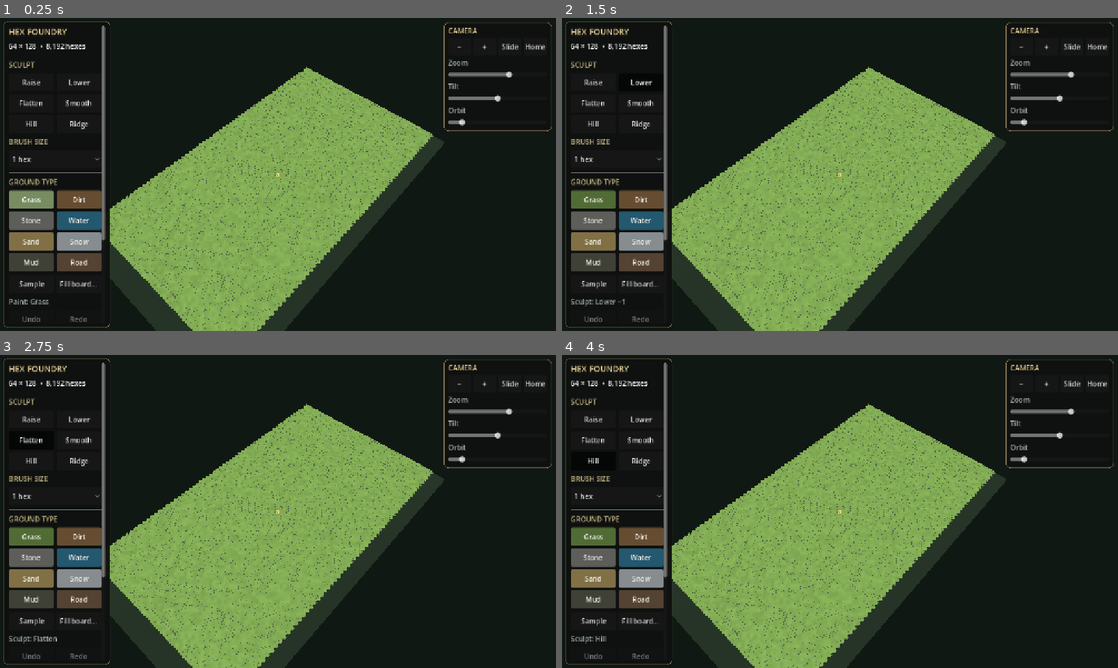
Above: before the commit, frames 1-4 (two rows, left to right).
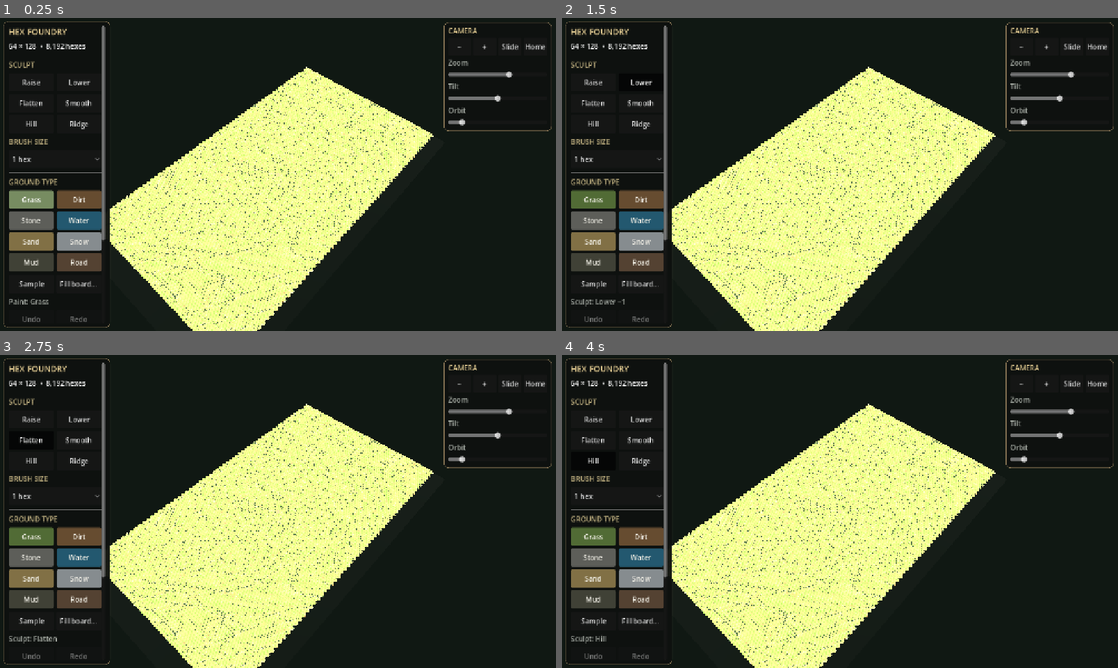
Above: after the commit, the same moments.

Repository: tpylman90-ctrl/MapbuilderhexmapSR
Game: Godot game, scene res://scenes/main.tscn
Same seed, same stepped clock (60 frames per second), same inputs: the game is played once before the commit and once after it.
Inputs:
- Up to frame 1 (0.25 s): no input
- Up to frame 2 (1.5 s): click "Raise" at 0.5 s; click "Lower" at 1.25 s
- Up to frame 3 (2.75 s): click "Flatten" at 2 s
- Up to frame 4 (4 s): click "Smooth" at 2.75 s; click "Hill" at 3.5 s

The runs differ from the first frame. In frame 1, 25% of the frame differs, in the area x 19-78%, y 15-100%; in frame 2, 25%; in frame 3, 25%; in frame 4, 25%.

Commit message:
Use slope-based colors and cinematic low-poly lighting

Diff:
--- a/assets/materials/cliff_rock_texture.gdshader
+++ b/assets/materials/cliff_rock_texture.gdshader
@@ -1,11 +1,9 @@
 shader_type spatial;
-render_mode diffuse_burley, specular_schlick_ggx, cull_disabled;
+render_mode diffuse_toon, specular_disabled, cull_disabled;
 
-uniform float macro_scale = 0.62;
-uniform float detail_scale = 2.8;
-uniform float grain_scale = 8.0;
-uniform float texture_strength = 0.32;
-uniform float strata_strength = 0.24;
+uniform vec3 cliff_color : source_color = vec3(0.70, 0.60, 0.45);
+uniform float slope_threshold : hint_range(0.0, 1.0) = 0.68;
+uniform float blend_sharpness : hint_range(0.0, 0.2) = 0.04;
 
 float hash3(vec3 p) {
 	p = fract(p * 0.1031);
@@ -17,8 +15,7 @@
 	vec3 cell = floor(p);
 	vec3 local = fract(p);
 	local = local * local * (3.0 - 2.0 * local);
-
-	float c000 = hash3(cell + vec3(0.0, 0.0, 0.0));
+	float c000 = hash3(cell);
 	float c100 = hash3(cell + vec3(1.0, 0.0, 0.0));
 	float c010 = hash3(cell + vec3(0.0, 1.0, 0.0));
 	float c110 = hash3(cell + vec3(1.0, 1.0, 0.0));
@@ -26,7 +23,6 @@
 	float c101 = hash3(cell + vec3(1.0, 0.0, 1.0));
 	float c011 = hash3(cell + vec3(0.0, 1.0, 1.0));
 	float c111 = hash3(cell + vec3(1.0, 1.0, 1.0));
-
 	float low_plane = mix(mix(c000, c100, local.x), mix(c010, c110, local.x), local.y);
 	float high_plane = mix(mix(c001, c101, local.x), mix(c011, c111, local.x), local.y);
 	return mix(low_plane, high_plane, local.z);
@@ -34,19 +30,17 @@
 
 void fragment() {
 	vec3 world_position = (MODEL_MATRIX * vec4(VERTEX, 1.0)).xyz;
-	float broad = value_noise(world_position * macro_scale);
-	float detail = value_noise(world_position * detail_scale);
-	float grain = value_noise(world_position * grain_scale);
-	// UV Y follows cliff height while UV X follows the wall, so stretched noise
-	// reads as long mineral bands instead of mottled noise on a vertical face.
-	float strata = value_noise(vec3(UV.x * 3.4, UV.y * 0.24, 0.0));
+	vec3 world_normal = normalize((INV_VIEW_MATRIX * vec4(NORMAL, 0.0)).xyz);
+	float slope = dot(world_normal, vec3(0.0, 1.0, 0.0));
+	float top_blend = smoothstep(slope_threshold - blend_sharpness, slope_threshold + blend_sharpness, slope);
 
-	float broad_tone = mix(1.0 - texture_strength, 1.0 + texture_strength, broad);
-	float detail_tone = mix(0.88, 1.12, detail);
-	float grain_tone = mix(0.97, 1.03, grain);
-	vec3 stone_tint = mix(vec3(0.90, 0.77, 0.57), vec3(1.08, 1.00, 0.82), broad);
-	float strata_tone = mix(1.0 - strata_strength, 1.0 + strata_strength, strata);
-
-	ALBEDO = COLOR.rgb * stone_tint * broad_tone * detail_tone * grain_tone * strata_tone;
-	ROUGHNESS = clamp(0.88 + (detail - 0.5) * 0.12, 0.78, 0.96);
+	// Broad color blocks follow the hand-built facets; low crevice values fake contact shade
+	// on the Mobile renderer, where screen-space ambient occlusion is unavailable.
+	float broad_facet = value_noise(world_position * vec3(0.75, 0.38, 0.75));
+	float crevice_shade = mix(0.78, 1.08, broad_facet);
+	vec3 vertex_stone = mix(cliff_color, COLOR.rgb, 0.48);
+	vec3 faceted_rock = vertex_stone * crevice_shade;
+	vec3 upper_edge = COLOR.rgb * mix(0.96, 1.04, broad_facet);
+	ALBEDO = mix(faceted_rock, upper_edge, top_blend * 0.65);
+	ROUGHNESS = 0.94;
 }
--- a/assets/materials/terrain_surface.gdshader
+++ b/assets/materials/terrain_surface.gdshader
@@ -1,8 +1,9 @@
 shader_type spatial;
-render_mode unshaded, cull_disabled;
+render_mode diffuse_toon, specular_disabled, cull_disabled;
 
-uniform float macro_scale = 0.55;
-uniform float detail_scale = 4.2;
+uniform vec3 cliff_color : source_color = vec3(0.70, 0.60, 0.45);
+uniform float slope_threshold : hint_range(0.0, 1.0) = 0.68;
+uniform float blend_sharpness : hint_range(0.0, 0.2) = 0.04;
 
 float hash3(vec3 p) {
 	p = fract(p * 0.1031);
@@ -15,7 +16,7 @@
 	vec3 local = fract(p);
 	local = local * local * (3.0 - 2.0 * local);
 
-	float c000 = hash3(cell + vec3(0.0, 0.0, 0.0));
+	float c000 = hash3(cell);
 	float c100 = hash3(cell + vec3(1.0, 0.0, 0.0));
 	float c010 = hash3(cell + vec3(0.0, 1.0, 0.0));
 	float c110 = hash3(cell + vec3(1.0, 1.0, 0.0));
@@ -23,7 +24,6 @@
 	float c101 = hash3(cell + vec3(1.0, 0.0, 1.0));
 	float c011 = hash3(cell + vec3(0.0, 1.0, 1.0));
 	float c111 = hash3(cell + vec3(1.0, 1.0, 1.0));
-
 	float low_plane = mix(mix(c000, c100, local.x), mix(c010, c110, local.x), local.y);
 	float high_plane = mix(mix(c001, c101, local.x), mix(c011, c111, local.x), local.y);
 	return mix(low_plane, high_plane, local.z);
@@ -31,9 +31,14 @@
 
 void fragment() {
 	vec3 world_position = (MODEL_MATRIX * vec4(VERTEX, 1.0)).xyz;
-	float broad = value_noise(world_position * macro_scale);
-	float detail = value_noise(world_position * detail_scale);
-	float mottling = 0.90 + broad * 0.14 + detail * 0.06;
+	vec3 world_normal = normalize((INV_VIEW_MATRIX * vec4(NORMAL, 0.0)).xyz);
+	float slope = dot(world_normal, vec3(0.0, 1.0, 0.0));
+	float top_blend = smoothstep(slope_threshold - blend_sharpness, slope_threshold + blend_sharpness, slope);
 
-	ALBEDO = COLOR.rgb * mottling;
+	// COLOR carries each hex's chosen ground type, so flat tops keep their terrain palette.
+	float broad_facet = value_noise(world_position * 0.72);
+	vec3 top_surface = COLOR.rgb * mix(0.94, 1.04, broad_facet);
+	vec3 exposed_rock = cliff_color * mix(0.90, 1.10, broad_facet);
+	ALBEDO = mix(exposed_rock, top_surface, top_blend);
+	ROUGHNESS = 0.92;
 }
--- a/scenes/main.tscn
+++ b/scenes/main.tscn
@@ -16,3 +16,5 @@
 [node name="DirectionalLight3D" type="DirectionalLight3D" parent="."]
 rotation = Vector3(-0.8, -0.5, 0)
 shadow_enabled = true
+light_angular_distance = 1.5
+light_energy = 1.15
--- a/scripts/hex_board_view.gd
+++ b/scripts/hex_board_view.gd
@@ -36,8 +36,9 @@
 	environment.background_mode = Environment.BG_COLOR
 	environment.background_color = Color("101813")
 	environment.ambient_light_source = Environment.AMBIENT_SOURCE_COLOR
-	environment.ambient_light_color = Color("b6c6a2")
-	environment.ambient_light_energy = 0.55
+	environment.ambient_light_color = Color("c5bea8")
+	environment.ambient_light_energy = 0.48
+	environment.tonemap_mode = Environment.TONE_MAPPER_ACES
 	world.environment = environment
 	add_child(world)
 
